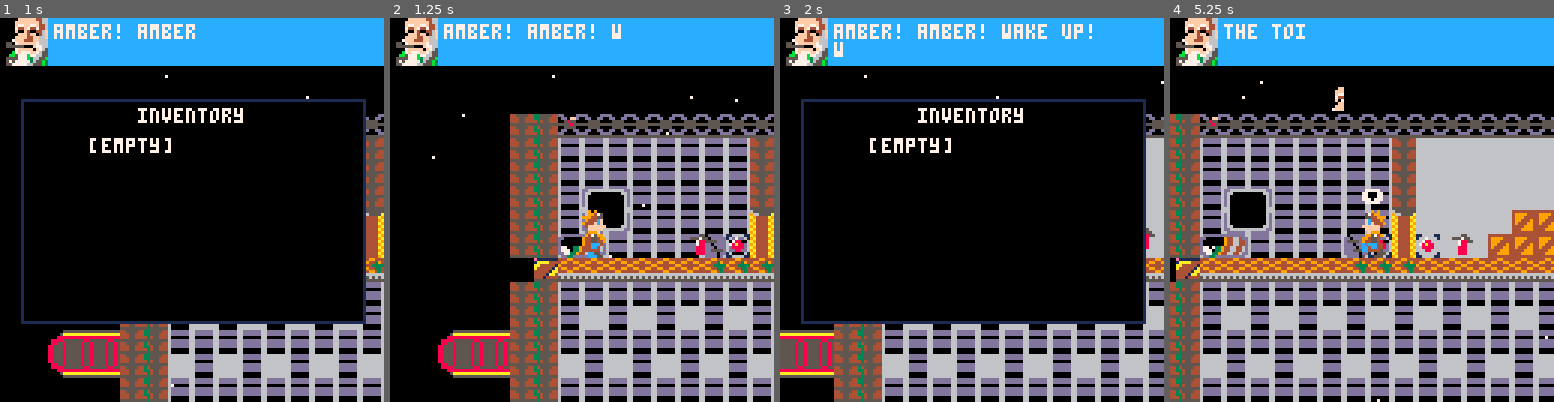
Above: before the commit, frames 1-4 (left to right).
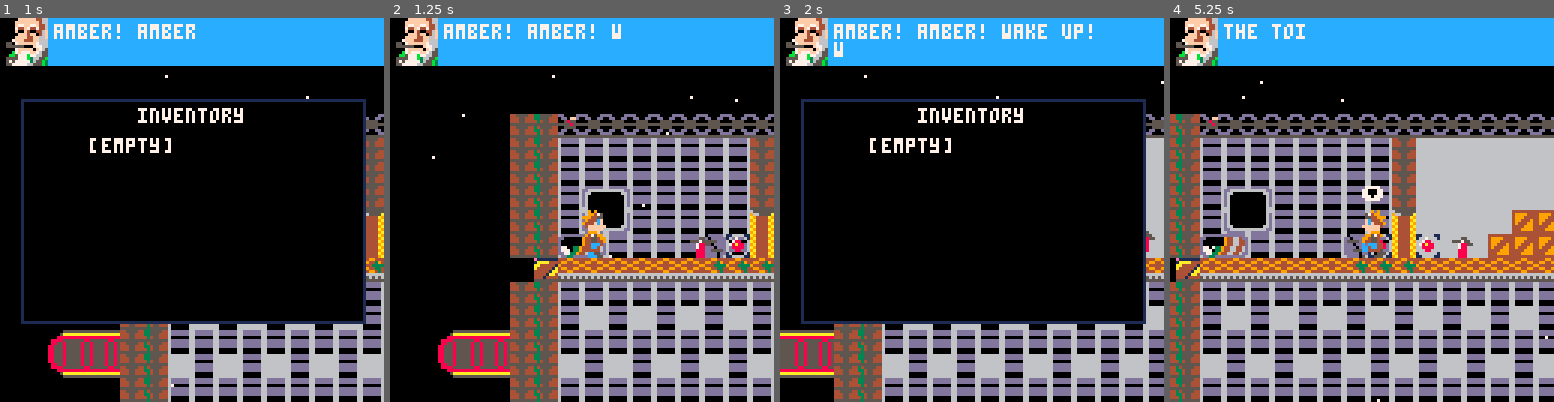
Above: after the commit, the same moments.

Repository: nsatragno/pico8-carts
Game: PICO-8 cartridge space_kludge/space_kludge.p8
Two runs of this game, one before a commit and one after it. Both use one fixed random seed, a clock stepped at 60 frames per second and the inputs below.
Inputs:
- Up to frame 1 (1 s): tap X (X key) at 0.33 s; tap O (Z key) at 0.7 s
- Up to frame 2 (1.25 s): tap X (X key) at 1.07 s
- Up to frame 3 (2 s): hold Right from 1.6 s (still down); tap O (Z key) at 1.7 s; tap X (X key) at 1.85 s
- Up to frame 4 (5.25 s): release Right at 2.1 s; tap O (Z key) every 0.4 s from 2.1 to 4.9 s; hold Up 2.15-2.42 s; hold Right 2.47-3.03 s; tap X (X key) at 2.97, 4.08, 5.2 s; hold Left 3.08-3.58 s; hold Down 3.63-3.97 s; hold Right 4.02-4.68 s; hold Up 4.73-5.03 s; hold Left from 5.08 s (still down)

Frame 1 is identical in both runs. In frame 2, 0.1% of the frame differs, in the area x 78-84%, y 56-63%; in frame 3, less than 0.1%; in frame 4, 0.4%, in the area x 42-79%, y 17-63%.

Commit message:
Fix sine wave function.

Diff:
--- a/space_kludge/space_kludge.p8
+++ b/space_kludge/space_kludge.p8
@@ -77,7 +77,7 @@
         spr(bottom_sprite, self.x, self.y + 8, 1, 1, self.facing != 1)
       end
       if self.hint then
-        local y = get_sine_wave(self.y - 6, 1.5)
+        local y = flr(get_sine_wave(flr(self.y) - 6, 1))
         rectfill(self.x, y + 1, self.x + 6, y + 3, 0)
         print(self.hint, self.x, y, 7)
       end
@@ -411,11 +411,11 @@
 end  -- create_particle
 
 function get_sine_wave(y, multiplier)
-  return y + sin(time() / 2) * multiplier - 2
+  return y + sin(time() / multiplier) * multiplier - multiplier + 0.5
 end  -- get_sine_wave
 
 function draw_item(item, sprite)
-  spr(sprite, item.x, get_sine_wave(item.y, 2.2))
+  spr(sprite, item.x, get_sine_wave(item.y, 2))
 end  -- draw_item
 
 function create_extinguisher(x, y)
@@ -696,7 +696,7 @@
   add(g_actors, create_extinguisher(164, 112))
   add(g_actors, create_jetpack(124, 112))
 
-  add(g_actors, create_denuvo(120, 0, 0, 0.2))
+  --add(g_actors, create_denuvo(120, 0, 0, 0.2))
 
   g_map = {
     draw = function(self)
